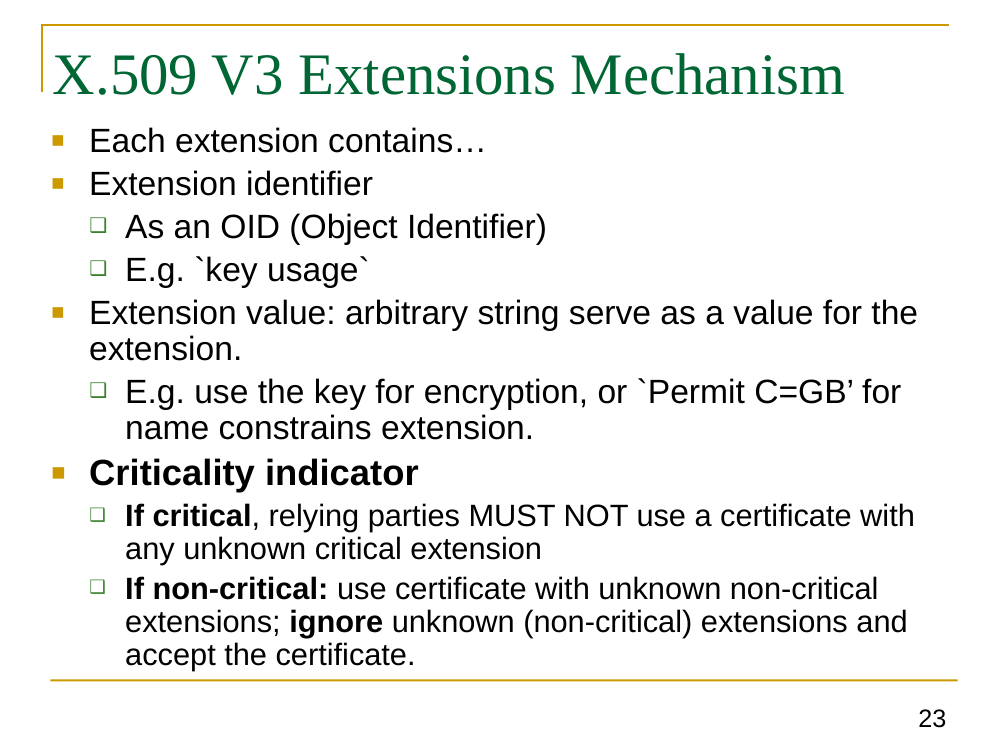
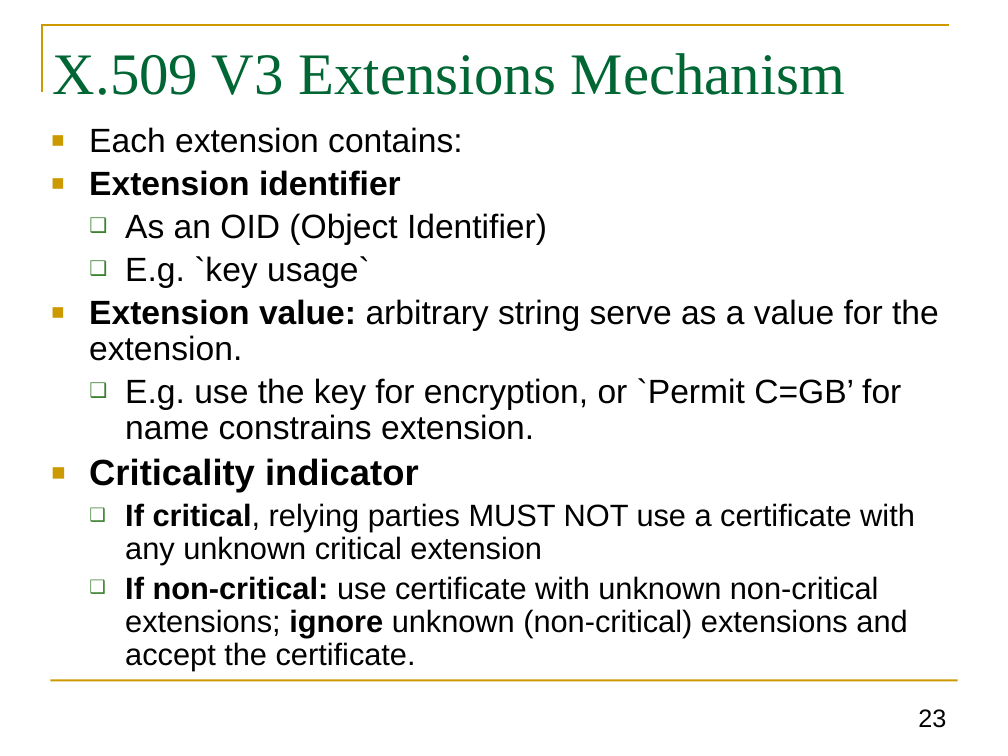
Before and after one commit to GhadaAlmashaqbeh/GhadaAlmashaqbeh.github.io, a slide deck: slide 23 of courses/cse3400-s2021/lecture12.pptx. Drawn at 1008x756 pixels with LibreOffice and Linux fonts; fonts in the diff are those of the drawing. Boxes give left, top, right and bottom in pixels: in the first picture for what was removed or moved away, otherwise in the second. Text is boxed around its words. In the diff, an @@ line names an element or a change of style, - is before the commit and + after.

```diff
--- a/courses/cse3400-s2021/lecture12.pptx
+++ b/courses/cse3400-s2021/lecture12.pptx
@@ text at <box>89,127,462,153</box>: text changed @@
-■ Each extension contains…
+■ Each extension contains:
@@ text at <box>89,170,939,361</box>: bold on in "Extension identifier", "Extension value:" @@
```
Also in this commit, not shown: 8 other slides changed, 3 other files.
